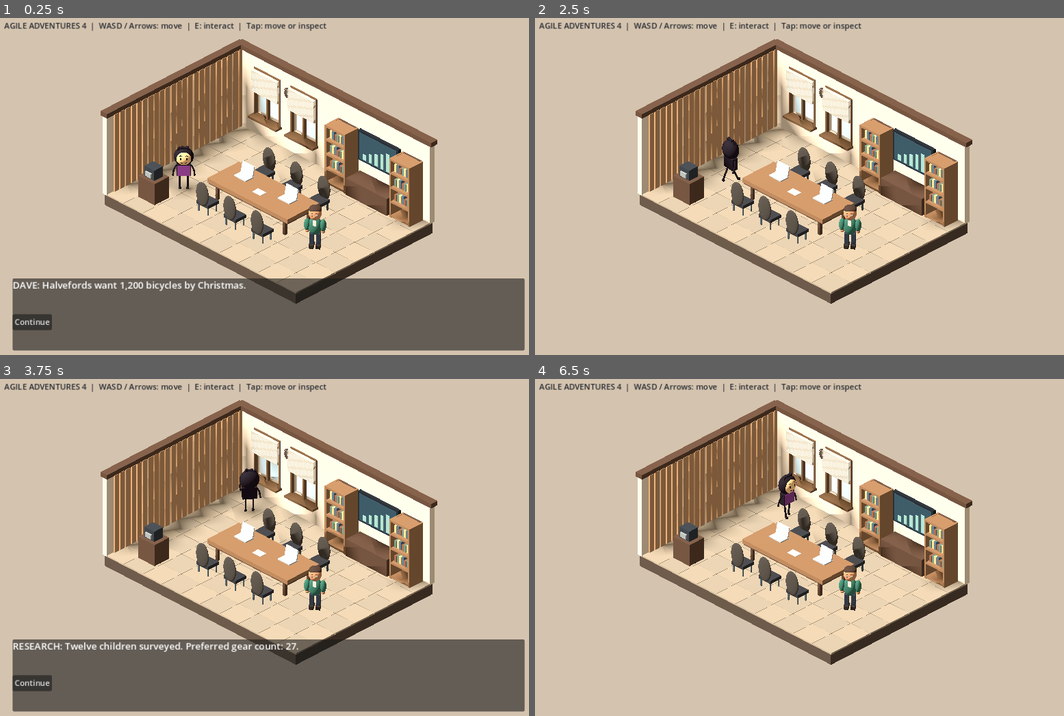
Above: before the commit, frames 1-4 (two rows, left to right).
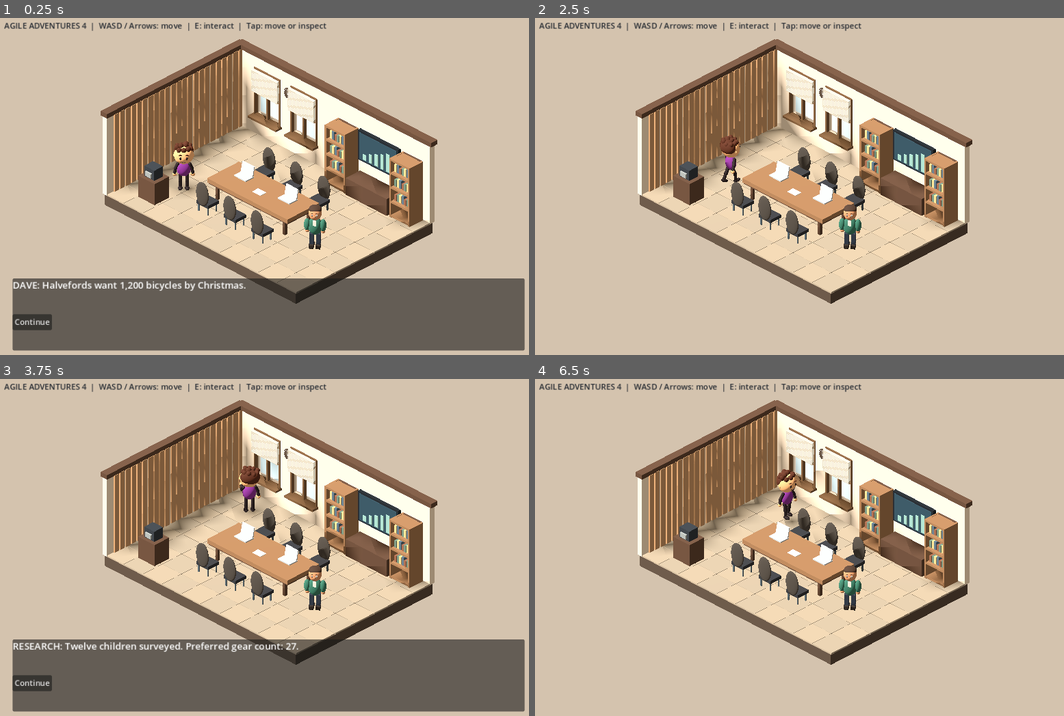
Above: after the commit, the same moments.

Repository: rstebbens/AgileAventures4
Game: Godot game, scene res://scenes/diorama.tscn
Same seed, same stepped clock (60 frames per second), same inputs: the game is played once before the commit and once after it.
Inputs (mouse positions are in pixels of both pictures, inside the frame that each line leads up to):
- Up to frame 1 (0.25 s): no input
- Up to frame 2 (2.5 s): click "Continue" at 0.5 s; click "Continue" at 1.25 s; tap Enter at 2 s; move the mouse to (778, 257) at 2.02 s; hold Up (ui_up) from 2.03 s (still down); tap E at 2.1 s; click (778, 257) at 2.17 s; tap Space at 2.27 s
- Up to frame 3 (3.75 s): move the mouse to (433, 598) at 2.77 s; tap Enter at 2.85 s; tap Space at 3.02 s; move the mouse to (105, 496) at 3.52 s; release Up (ui_up) at 3.53 s; hold Left (ui_left) from 3.53 s (still down); tap E at 3.6 s
- Up to frame 4 (6.5 s): tap Space at 4.25, 4.52, 5.27, 6.02 s; move the mouse to (831, 547) at 4.27 s; tap Enter at 4.35, 5.75, 5.85 s; click (831, 547) at 4.42 s; move the mouse to (720, 459) at 5.02 s; release Left (ui_left) at 5.03 s; hold Down (ui_down) 5.03-5.78 s; tap E at 5.1 s; move the mouse to (921, 530) at 5.77 s; hold Right (ui_right) from 5.78 s (still down)

The runs differ from the first frame. In frame 1, 0.3% of the frame differs, in the area x 32-37%, y 36-52%; in frame 2, 0.3%; in frame 3, 0.4%; in frame 4, 0.5%, in the area x 45-57%, y 24-45%.

Commit message:
Rebuild Dave as rounded full-color 3D concept character with sculpted hair and jointed knees

Diff:
--- a/scenes/diorama.gd
+++ b/scenes/diorama.gd
@@ -239,50 +239,75 @@
     var right := axis.cross(helper).normalized()
     rod.basis = Basis(right,axis,right.cross(axis).normalized())
 
+func _oval(parent: Node3D, at: Vector3, dimensions: Vector3, color: Color) -> MeshInstance3D:
+    var piece := _sphere(parent,at,0.5,color)
+    piece.scale = dimensions
+    return piece
+
+func _soft_limb(parent: Node3D, a: Vector3, b: Vector3, radius: float, color: Color) -> void:
+    var piece := MeshInstance3D.new()
+    var mesh := CapsuleMesh.new()
+    mesh.radius = radius
+    mesh.height = a.distance_to(b)+radius*2.0
+    piece.mesh = mesh
+    piece.material_override = _material(color,0.72)
+    parent.add_child(piece)
+    piece.position = (a+b)*0.5
+    var axis := (b-a).normalized()
+    var helper := Vector3.RIGHT if absf(axis.dot(Vector3.FORWARD)) > 0.95 else Vector3.FORWARD
+    var right := axis.cross(helper).normalized()
+    piece.basis = Basis(right,axis,right.cross(axis).normalized())
+
 func _make_dave(parent: Node3D) -> Node3D:
-    var ink := Color("#221b24")
-    var skin := Color("#ffcd92")
+    var ink := Color("#30282a")
+    var skin := Color("#eeb17c")
+    var hair_color := Color("#563124")
     var root := _joint(parent,"DaveArt",Vector3.ZERO)
     var upper := _joint(root,"Upper",Vector3.ZERO)
-    var shirt := _block(upper,Vector3(0,0.91,0),Vector3(0.57,0.51,0.25),ink)
-    _block(upper,Vector3(0,0.91,0.018),Vector3(0.51,0.45,0.25),Color("#87428e"))
-    var head := _joint(upper,"Head",Vector3(0,1.48,0))
-    var outline := _sphere(head,Vector3.ZERO,0.39,ink)
-    outline.scale.z = 0.76
-    var face := _sphere(head,Vector3(0,0,0.025),0.365,skin)
-    face.scale.z = 0.78
-    for k in range(4):
-        var spike := _block(head,Vector3(-0.19+k*0.115,0.34+0.025*(k%2),0.02),Vector3(0.095,0.15,0.12),ink)
-        spike.rotation.z = -0.5+0.24*k
+    # Rounded, continuous purple tunic, not a flat outlined rectangle.
+    var shirt := _oval(upper,Vector3(0,0.91,0),Vector3(0.54,0.64,0.37),Color("#80368e"))
+    var neck := _oval(upper,Vector3(0,1.2,0),Vector3(0.19,0.15,0.19),skin)
+    var head := _joint(upper,"Head",Vector3(0,1.55,0))
+    _oval(head,Vector3.ZERO,Vector3(0.77,0.75,0.70),skin)
+    # Hair is a sculpted crown/back cap, with exposed skin on either side.
+    _oval(head,Vector3(0,0.11,-0.13),Vector3(0.77,0.62,0.54),hair_color)
+    for k in range(9):
+        var angle := float(k)*TAU/9.0
+        var lock := _oval(head,Vector3(sin(angle)*0.26,0.29+0.035*sin(angle*3),cos(angle)*0.22-0.04),Vector3(0.21,0.26,0.20),hair_color)
+        lock.rotation.z = -sin(angle)*0.65
+        lock.rotation.x = cos(angle)*0.55
+    _oval(head,Vector3(-0.10,0.39,-0.015),Vector3(0.19,0.23,0.19),hair_color).rotation.z = 0.35
+    _oval(head,Vector3(0.075,0.38,-0.075),Vector3(0.22,0.25,0.21),hair_color).rotation.z = -0.42
     for side in [-1,1]:
-        var eye := _sphere(head,Vector3(side*0.115,0.035,0.282),0.045,ink)
-        eye.scale = Vector3(0.8,1.35,0.45)
-        var brow := _joint(head,"BrowL" if side == -1 else "BrowR",Vector3(side*0.115,0.16,0.26))
-        _ink(brow,Vector3(-0.06,-0.012,0),Vector3(0,0.012,0.008),0.013,ink)
-        _ink(brow,Vector3(0,0.012,0.008),Vector3(0.06,-0.012,0),0.013,ink)
+        _oval(head,Vector3(side*0.36,-0.025,-0.015),Vector3(0.105,0.15,0.105),skin)
+        var eye := _oval(head,Vector3(side*0.12,0.015,0.331),Vector3(0.082,0.125,0.045),ink)
+        var brow := _joint(head,"BrowL" if side == -1 else "BrowR",Vector3(side*0.13,0.15,0.31))
+        _soft_limb(brow,Vector3(-0.045,-0.008,-0.005),Vector3(0.0,0.012,0.012),0.018,hair_color)
+        _soft_limb(brow,Vector3(0.0,0.012,0.012),Vector3(0.045,-0.008,-0.005),0.018,hair_color)
     for mood in ["neutral","happy","sad","open"]:
-        var mouth := _joint(head,"Mouth_"+mood,Vector3(0,-0.12,0.275))
+        var mouth := _joint(head,"Mouth_"+mood,Vector3(0,-0.13,0.325))
         if mood == "open":
-            var grin := _sphere(mouth,Vector3.ZERO,0.1,ink)
-            grin.scale = Vector3(1.2,0.63,0.25)
-            var tongue := _sphere(mouth,Vector3(0,-0.027,0.023),0.045,Color("#e48c88"))
-            tongue.scale = Vector3(1.3,0.45,0.35)
+            _oval(mouth,Vector3.ZERO,Vector3(0.23,0.12,0.043),ink)
+            _oval(mouth,Vector3(0,-0.035,0.019),Vector3(0.10,0.036,0.021),Color("#d77e79"))
         else:
-            var depth := -0.045 if mood == "sad" else 0.045
+            var depth := -0.04 if mood == "sad" else 0.05
             for k in range(8):
                 var t := -1.0+k*0.25
                 var u := t+0.25
-                _ink(mouth,Vector3(t*0.11,depth*t*t-depth,0),Vector3(u*0.11,depth*u*u-depth,0),0.014,ink)
+                _ink(mouth,Vector3(t*0.105,depth*t*t-depth,-0.025*t*t),Vector3(u*0.105,depth*u*u-depth,-0.025*u*u),0.012,ink)
         mouth.visible = mood == "neutral"
     for side in [-1,1]:
-        var leg := _joint(root,"LegL" if side == -1 else "LegR",Vector3(side*0.15,0.68,0))
-        _ink(leg,Vector3.ZERO,Vector3(0,-0.61,0),0.037,ink)
-        _sphere(leg,Vector3(0,-0.61,0.035),0.055,ink)
-        var arm := _joint(upper,"ArmL" if side == -1 else "ArmR",Vector3(side*0.28,1.1,0))
-        _ink(arm,Vector3.ZERO,Vector3(side*0.085,-0.23,0),0.031,ink)
-        var elbow := _joint(arm,"Elbow",Vector3(side*0.085,-0.23,0))
-        _ink(elbow,Vector3.ZERO,Vector3(0,-0.23,0),0.031,ink)
-        _sphere(elbow,Vector3(0,-0.24,0),0.045,ink)
+        var leg := _joint(root,"LegL" if side == -1 else "LegR",Vector3(side*0.135,0.66,0))
+        _soft_limb(leg,Vector3.ZERO,Vector3(0,-0.29,0),0.073,ink)
+        var knee := _joint(leg,"Knee",Vector3(0,-0.29,0))
+        _soft_limb(knee,Vector3.ZERO,Vector3(0,-0.25,0),0.063,ink)
+        _oval(knee,Vector3(0,-0.29,0.065),Vector3(0.18,0.14,0.30),ink)
+        var arm := _joint(upper,"ArmL" if side == -1 else "ArmR",Vector3(side*0.23,1.13,0))
+        _soft_limb(arm,Vector3.ZERO,Vector3(side*0.075,-0.22,0),0.067,ink)
+        var elbow := _joint(arm,"Elbow",Vector3(side*0.075,-0.22,0))
+        _soft_limb(elbow,Vector3.ZERO,Vector3(0,-0.20,0),0.058,ink)
+        _oval(elbow,Vector3(0,-0.245,0),Vector3(0.15,0.17,0.13),skin)
+        _oval(elbow,Vector3(-side*0.065,-0.22,0.025),Vector3(0.075,0.10,0.08),skin)
     root.rotation.y = 0.78
     return root
 
@@ -349,7 +374,14 @@
     le.rotation = le.rotation.lerp(Vector3(-0.8,0,0) if state == "frustrated" else Vector3.ZERO,blend)
     ll.rotation.x = lerpf(ll.rotation.x,-swing,blend)
     rl.rotation.x = lerpf(rl.rotation.x,swing,blend)
-    upper.position.y = lerpf(upper.position.y,absf(swing)*0.075,blend)
+    var lk := ll.get_node("Knee") as Node3D
+    var rk := rl.get_node("Knee") as Node3D
+    lk.rotation.x = lerpf(lk.rotation.x,maxf(0.0,swing)*0.85,blend)
+    rk.rotation.x = lerpf(rk.rotation.x,maxf(0.0,-swing)*0.85,blend)
+    if state == "walk":
+        re.rotation.x = lerpf(re.rotation.x,-0.18-maxf(swing,0.0)*0.22,blend)
+        le.rotation.x = lerpf(le.rotation.x,-0.18-maxf(-swing,0.0)*0.22,blend)
+    upper.position.y = lerpf(upper.position.y,absf(swing)*0.055,blend)
     head.rotation.z = lerpf(head.rotation.z,tilt,blend)
     (head.get_node("BrowL") as Node3D).rotation.z = lerpf((head.get_node("BrowL") as Node3D).rotation.z,brows,blend)
     (head.get_node("BrowR") as Node3D).rotation.z = lerpf((head.get_node("BrowR") as Node3D).rotation.z,-brows,blend)
